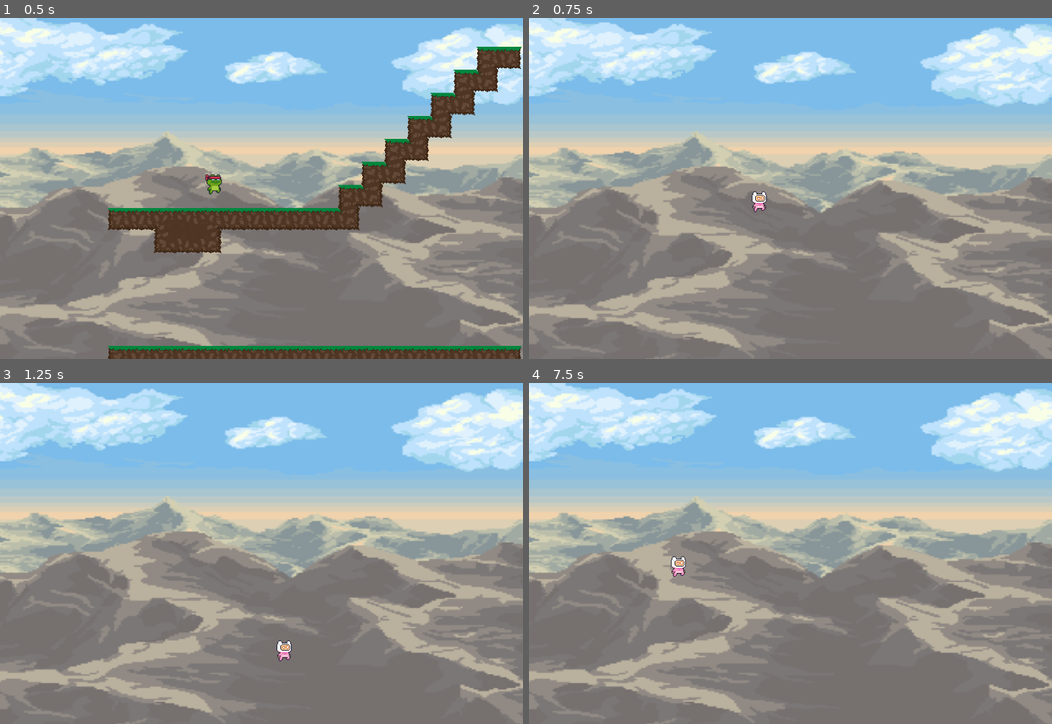
Above: before the commit, frames 1-4 (two rows, left to right).
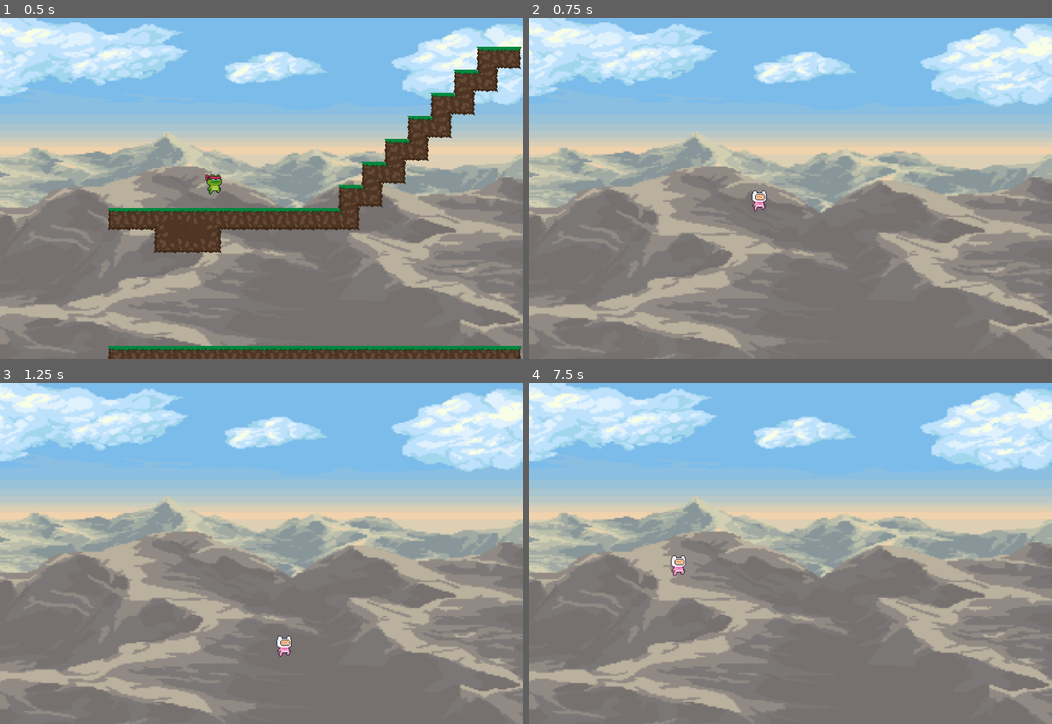
Above: after the commit, the same moments.

Repository: pizzabulle/Gymnasiearbete
Game: Godot game, scene res://Scenes/level_1.tscn
Two runs of this game, one before a commit and one after it. Both use one fixed random seed, a clock stepped at 60 frames per second and the inputs below.
Inputs:
- Up to frame 1 (0.5 s): no input
- Up to frame 2 (0.75 s): hold D (move right) from 0.53 s (still down); tap K (switch) at 0.6 s
- Up to frame 3 (1.25 s): keep holding D (move right); tap Space (jump) at 0.77 s
- Up to frame 4 (7.5 s): tap K (switch) every 0.75 s from 1.35 to 7.35 s; tap Space (jump) at 1.52, 3.02, 3.77, 4.52, 6.02, 6.77 s; release D (move right) at 2.03 s; hold A (move left) 2.03-2.78 s; hold D (move right) 2.78-4.28 s; hold A (move left) 4.28-5.03 s; hold D (move right) 5.03-5.78 s; hold A (move left) 5.78-7.28 s; hold D (move right) from 7.28 s (still down)

Frame 1 is identical in both runs. In frame 2, 0.1% of the frame differs, in the area x 42-46%, y 50-57%; in frame 3, 0.2%, in the area x 52-56%, y 74-82%; in frame 4, 0.1%.

Commit message:
Added timer between realm switch

Diff:
--- a/gyarb/Script/player.gd
+++ b/gyarb/Script/player.gd
@@ -12,6 +12,7 @@
 var state = IDLE
 var want_to_jump: bool = false
 var jump_buffer: float = 0.0
+var can_switch: bool = true
 
 
 @onready var anim_player: AnimatedSprite2D = $Player
@@ -32,34 +33,7 @@
 			_walk_state(delta)
 		AIR:
 			_air_state(delta)
-
-	if Input.is_action_just_pressed("switch"):
-
-		if anim_player.visible == true:
-			anim_player.visible = false
-			anim_player_realm.visible = true
-#
-		else:
-			anim_player.visible = true
-			anim_player_realm.visible = false
-
-
-
-
-
-
-	if anim_player.visible == true:
-		player.set_collision_mask_value(2,true)
-		player.set_collision_mask_value(3,false)
-		block.visible = true
-		block_realm.visible = false
-
-	elif anim_player_realm.visible == true:
-		player.set_collision_mask_value(3,true)
-		player.set_collision_mask_value(2,false)
-		block.visible = false
-		block_realm.visible = true
-
+	switch_realm()
 
 
 ###########GENERAL HELP FUNCTIONS###############
@@ -163,3 +137,35 @@
 	jump_buffer = 0.0
 	if jumping:
 		velocity += up_direction * JUMP_VELOCITY
+
+
+func switch_realm():
+
+		if Input.is_action_just_pressed("switch") and can_switch:
+			can_switch = false
+
+			if anim_player.visible == true:
+				anim_player.visible = false
+				anim_player_realm.visible = true
+				await get_tree().create_timer(0.5).timeout
+				can_switch = true
+
+	#
+			else:
+				anim_player.visible = true
+				anim_player_realm.visible = false
+				await get_tree().create_timer(0.5).timeout
+				can_switch = true
+
+
+		if anim_player.visible == true:
+			player.set_collision_mask_value(2,true)
+			player.set_collision_mask_value(3,false)
+			block.visible = true
+			block_realm.visible = false
+
+		elif anim_player_realm.visible == true:
+			player.set_collision_mask_value(3,true)
+			player.set_collision_mask_value(2,false)
+			block.visible = false
+			block_realm.visible = true
